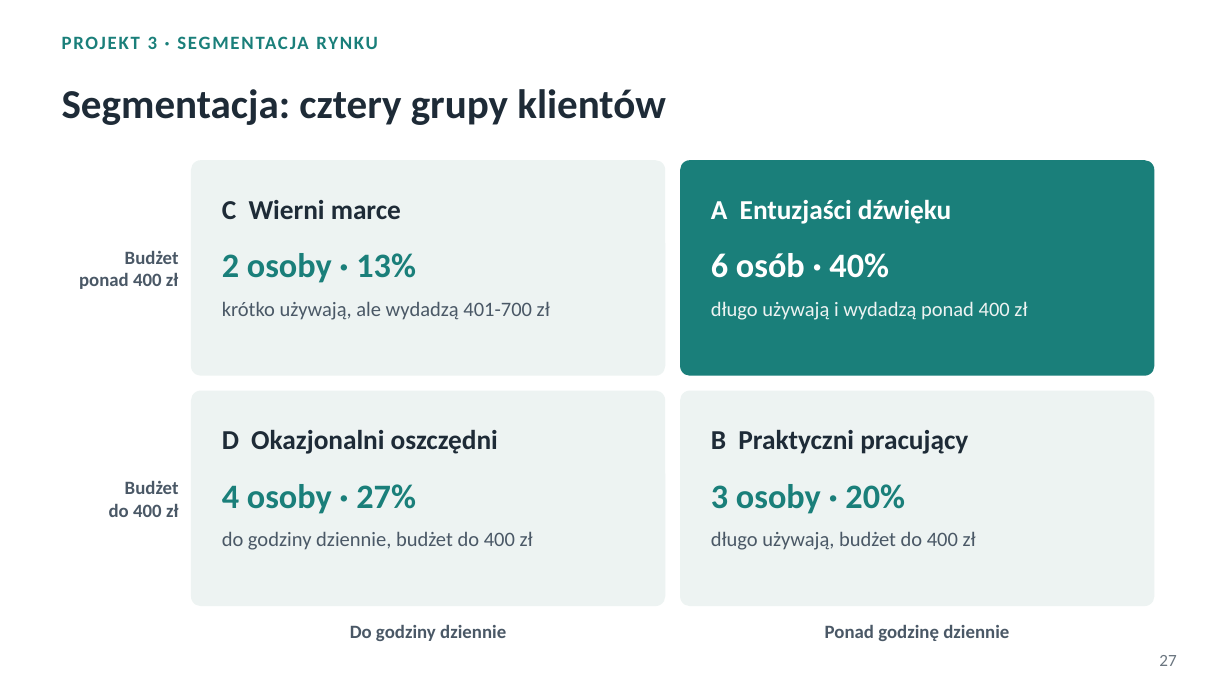
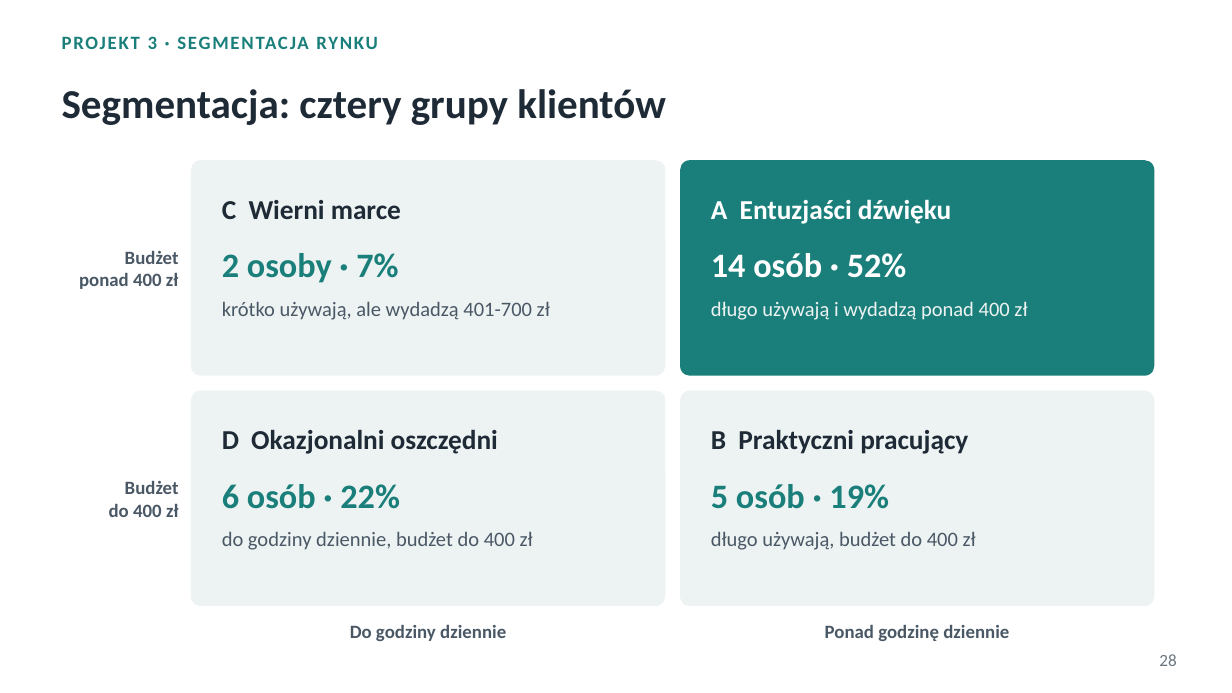
Before and after one commit to ploiu123/praca, a slide deck: slide 28 of prezentacja/Podstawy_analityki_projekty.pptx (slide 27 before the commit). Drawn at 1232x693 pixels with LibreOffice and Linux fonts; fonts in the diff are those of the drawing. Boxes give left, top, right and bottom in pixels: in the first picture for what was removed or moved away, otherwise in the second. Text is boxed around its words. In the diff, an @@ line names an element or a change of style, - is before the commit and + after.

```diff
--- a/prezentacja/Podstawy_analityki_projekty.pptx
+++ b/prezentacja/Podstawy_analityki_projekty.pptx
@@ text at (222,253,398,283): text changed @@
-2 osoby · 13%
+2 osoby · 7%
@@ text at (711,253,907,278): text changed @@
-6 osób · 40%
+14 osób · 52%
@@ text at (222,484,400,509): text changed @@
-4 osoby · 27%
+6 osób · 22%
@@ text at (711,484,889,509): text changed @@
-3 osoby · 20%
+5 osób · 19%
@@ page number at (1159,654,1176,666): text changed @@
-27
+28
```
Also in this commit, not shown: 11 other slides changed, 1 slide added, 20 other files.
